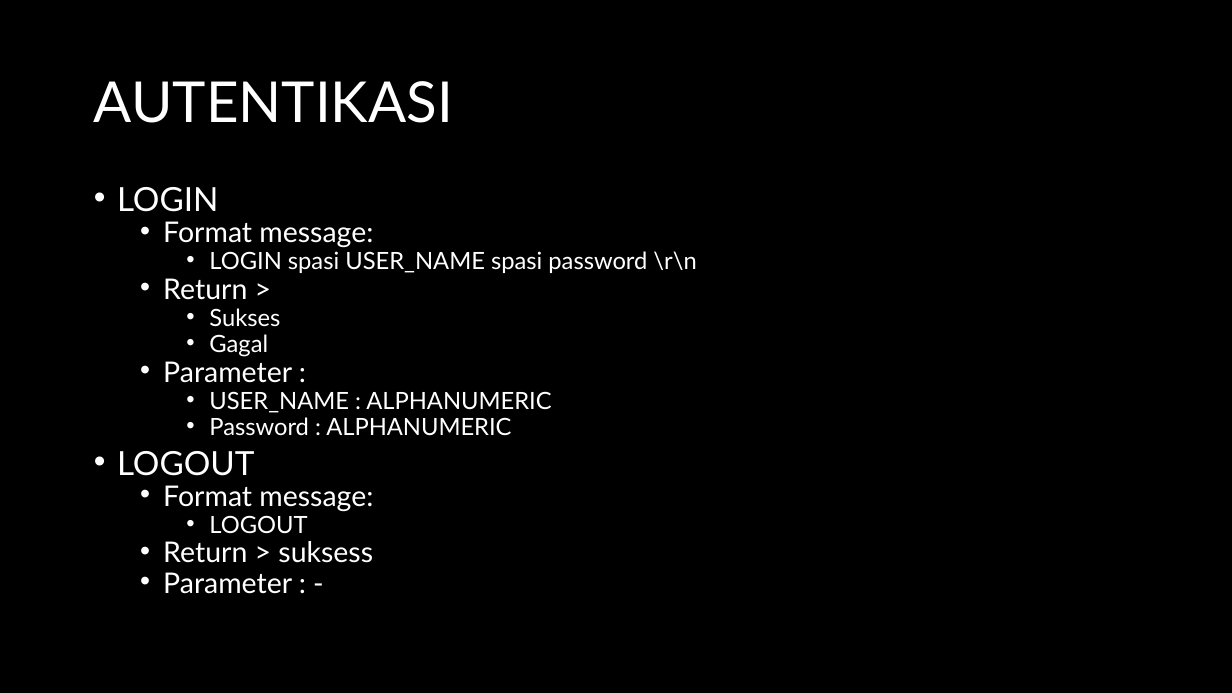
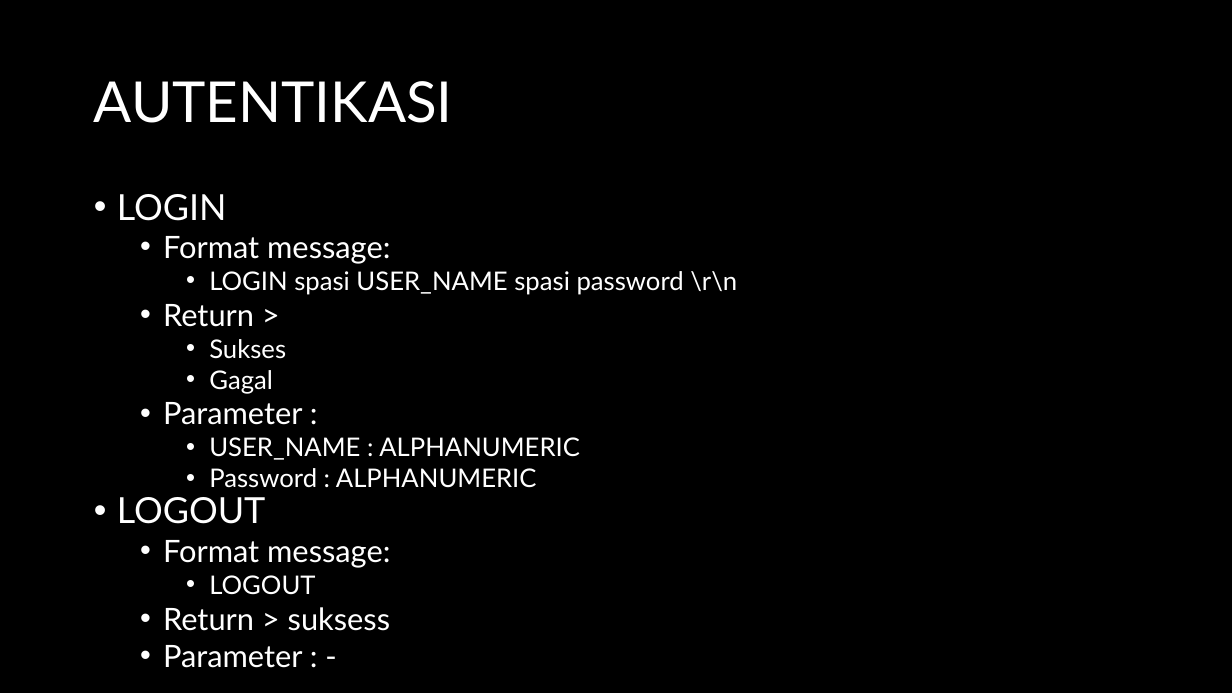
Before and after one commit to jeffrynasri/Kuliah-Progjar-E, a slide deck: slide 2 of TUGAS2_CHATSERVER/DRAFT-CHAT-SERVER.pptx. Drawn at 1232x693 pixels with LibreOffice and Linux fonts; fonts in the diff are those of the drawing. Boxes give left, top, right and bottom in pixels: in the first picture for what was removed or moved away, otherwise in the second. Text is boxed around its words. In the diff, an @@ line names an element or a change of style, - is before the commit and + after.

```diff
--- a/TUGAS2_CHATSERVER/DRAFT-CHAT-SERVER.pptx
+++ b/TUGAS2_CHATSERVER/DRAFT-CHAT-SERVER.pptx
@@ text "LOGIN" at (117,194,737,631): size 25.9 to 28 pt in "LOGIN", "LOGOUT"; size 22.2 to 24 pt in "Format message:", "Return >", "Parameter :", "Format message:" and 2 more places; size 18.5 to 20 pt in "LOGIN spasi USER_NAME spasi password \r\n", "Sukses", "Gagal", "USER_NAME : ALPHANUMERIC" and 2 more places; line spacing 0.7 to 0.9; less space between paragraphs; line spacing 0.7 to 1 @@
```
Also in this commit, not shown: 8 other slides changed, 2 slides added.
